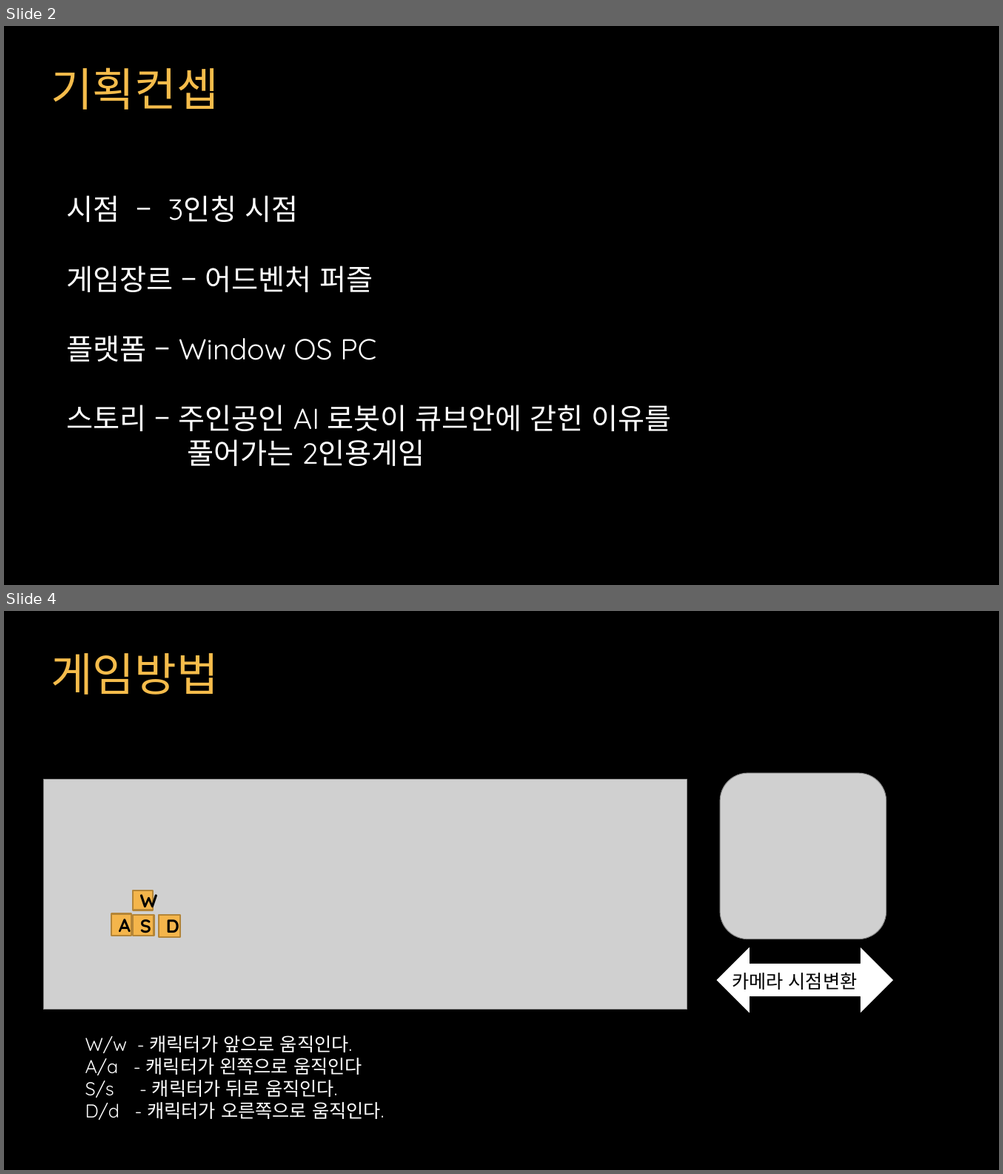
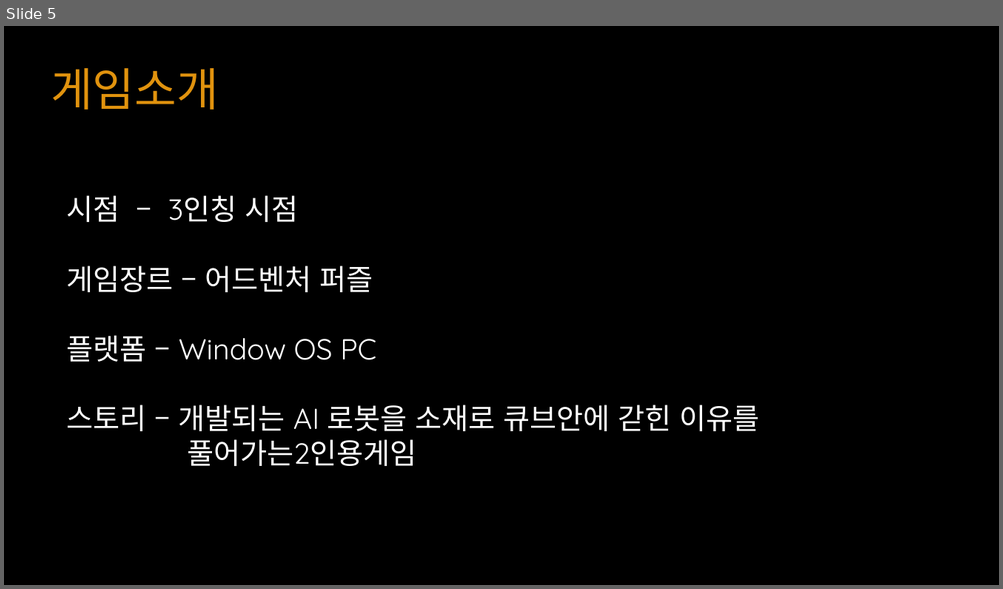
Before and after one commit to YKTeam/Room503, a slide deck: Document/Escape Cube(가제) ppt.pptx. Shown one above the other, each under a label of ours: slides 2 and 4 before the commit, slide 5 after it; the slides between them are not shown. The pictures are 1003x1174 and 1003x589 pixels, drawn with LibreOffice and Linux fonts; fonts in the diff are those of the drawing; grey boxes stand for pictures. Boxes give left, top, right and bottom in pixels: in the first picture for what was removed or moved away, otherwise in the second. Text is boxed around its words. In the diff, an @@ line names an element or a change of style, - is before the commit and + after.

```diff
--- a/Document/Escape Cube(가제) ppt.pptx
+++ b/Document/Escape Cube(가제) ppt.pptx
@@ slide 4 removed at (x1=4, y1=611, x2=999, y2=1170), background #000000 @@
@@ text removed at (x1=51, y1=653, x2=219, y2=695) @@
-게임방법
@@ picture removed at (x1=43, y1=780, x2=687, y2=1010) @@
@@ picture removed at (x1=720, y1=773, x2=887, y2=940) @@
@@ rectangle removed at (x1=132, y1=891, x2=153, y2=911) @@
-W
@@ rectangle removed at (x1=111, y1=914, x2=131, y2=936) @@
-A
@@ rectangle removed at (x1=133, y1=915, x2=154, y2=937) @@
-S
@@ rectangle removed at (x1=159, y1=915, x2=180, y2=937) @@
-D
@@ left right arrow removed at (x1=717, y1=948, x2=893, y2=1013) @@
@@ text removed at (x1=731, y1=973, x2=857, y2=990) @@
-카메라 시점변환
@@ text removed at (x1=85, y1=1036, x2=384, y2=1121) @@
-W/w - 캐릭터가 앞으로 움직인다.
-A/a - 캐릭터가 왼쪽으로 움직인다
-S/s - 캐릭터가 뒤로 움직인다.
-D/d - 캐릭터가 오른쪽으로 움직인다.
@@ what was slide 2 is now slide 5 @@
@@ slide 5 changed as well @@
@@ text at (x1=51, y1=68, x2=219, y2=110): text changed; text colour #F5BC4B to #E1930E @@
-기획컨셉
+게임소개
@@ text at (x1=67, y1=405, x2=760, y2=466): text changed @@
-스토리 – 주인공인 AI 로봇이 큐브안에 갇힌 이유를
-풀어가는 2인용게임
+스토리 – 개발되는 AI 로봇을 소재로 큐브안에 갇힌 이유를
+풀어가는2인용게임
```
Also in this commit, not shown: 1 other slide changed, 11 slides added, 1 other slide removed.
